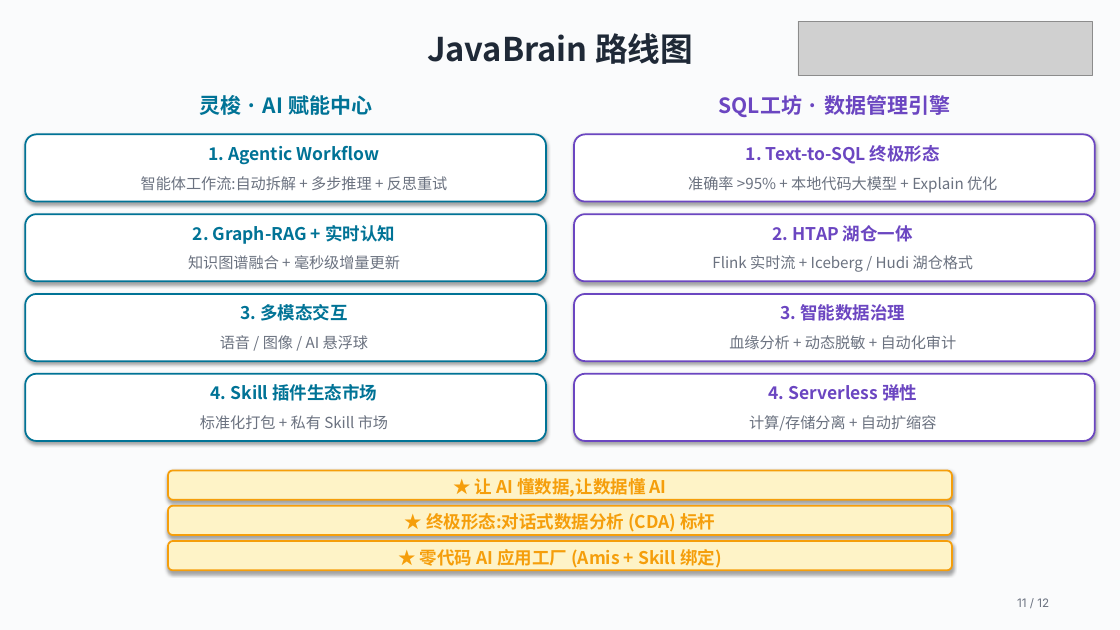
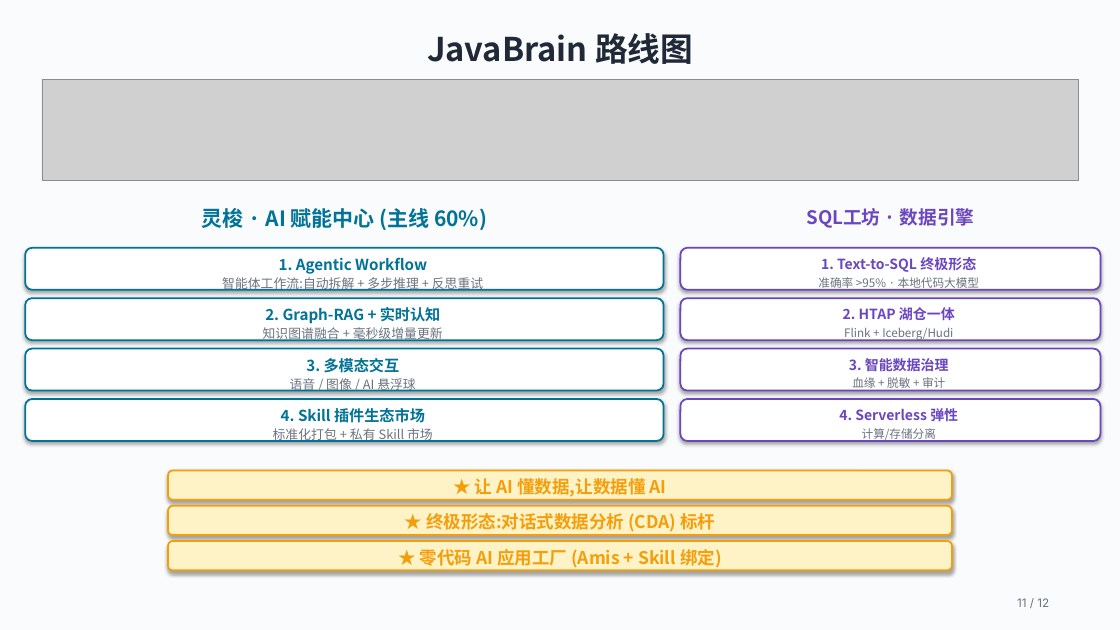
Before and after one commit to wb04307201/java-brain, a slide deck: slide 11 of docs/ppt/javabrain.pptx. Drawn at 1120x630 pixels with LibreOffice and Linux fonts; fonts in the diff are those of the drawing; grey boxes stand for pictures. Boxes give left, top, right and bottom in pixels: in the first picture for what was removed or moved away, otherwise in the second. Text is boxed around its words. In the diff, an @@ line names an element or a change of style, - is before the commit and + after.

```diff
--- a/docs/ppt/javabrain.pptx
+++ b/docs/ppt/javabrain.pptx
@@ picture removed at (798, 21, 1092, 76) @@
@@ picture added at (42, 80, 1078, 181) @@
@@ text at (202, 208, 487, 230): text changed @@
-灵梭 · AI 赋能中心
+灵梭 · AI 赋能中心 (主线 60%)
@@ text at (806, 208, 974, 228): text changed; size 18 to 16 pt @@
-SQL工坊 · 数据管理引擎
+SQL工坊 · 数据引擎
@@ rounded rectangle: place and size @@
-rounded rectangle at (25, 134, 546, 202)
+rounded rectangle at (25, 248, 664, 290)
@@ size 15 to 13 pt in 4 elements at (281, 408, 425, 423), (306, 358, 400, 373), (265, 307, 441, 324), (279, 257, 427, 274) @@
@@ text "1. Agentic Workflow": place and size @@
-text "1. Agentic Workflow" at (208, 145, 380, 165)
+text "1. Agentic Workflow" at (279, 257, 427, 274)
@@ rounded rectangle: place and size @@
-rounded rectangle at (574, 134, 1095, 202)
+rounded rectangle at (681, 248, 1101, 290)
@@ size 15 to 12 pt in 4 elements at (839, 408, 958, 421), (849, 356, 949, 374), (843, 307, 955, 321), (821, 257, 976, 272) @@
@@ text "1. Text-to-SQL 终极形态": place and size @@
-text "1. Text-to-SQL 终极形态" at (746, 145, 940, 164)
+text "1. Text-to-SQL 终极形态" at (821, 257, 976, 272)
@@ rounded rectangle: place and size @@
-rounded rectangle at (25, 214, 546, 281)
+rounded rectangle at (25, 298, 664, 340)
@@ size 13 to 11 pt in 4 elements at (273, 426, 433, 444), (290, 375, 416, 393), (263, 325, 443, 342), (222, 277, 483, 292) @@
@@ text "智能体工作流:自动拆解 + 多步推理 + 反思重试": place and size @@
-text "智能体工作流:自动拆解 + 多步推理 + 反思重试" at (141, 176, 448, 190)
+text "智能体工作流:自动拆解 + 多步推理 + 反思重试" at (222, 277, 483, 292)
@@ rounded rectangle: place and size @@
-rounded rectangle at (574, 214, 1095, 281)
+rounded rectangle at (681, 298, 1101, 340)
@@ text at (818, 277, 979, 291): text changed; size 13 to 10 pt @@
-准确率 >95% + 本地代码大模型 + Explain 优化
+准确率 >95% · 本地代码大模型
@@ text "知识图谱融合 + 毫秒级增量更新": place and size @@
-text "知识图谱融合 + 毫秒级增量更新" at (188, 255, 400, 269)
+text "知识图谱融合 + 毫秒级增量更新" at (263, 325, 443, 342)
@@ text "2. Graph-RAG + 实时认知": place and size @@
-text "2. Graph-RAG + 实时认知" at (193, 225, 395, 244)
+text "2. Graph-RAG + 实时认知" at (265, 307, 441, 324)
@@ text "2. HTAP 湖仓一体": place and size @@
-text "2. HTAP 湖仓一体" at (773, 225, 913, 242)
+text "2. HTAP 湖仓一体" at (843, 307, 955, 321)
@@ text at (844, 328, 953, 341): text changed; size 13 to 10 pt @@
-Flink 实时流 + Iceberg / Hudi 湖仓格式
+Flink + Iceberg/Hudi
@@ rounded rectangle: place and size @@
-rounded rectangle at (25, 294, 546, 361)
+rounded rectangle at (25, 349, 664, 391)
@@ text "3. 多模态交互": place and size @@
-text "3. 多模态交互" at (240, 304, 347, 321)
+text "3. 多模态交互" at (306, 358, 400, 373)
@@ rounded rectangle: place and size @@
-rounded rectangle at (574, 294, 1095, 361)
+rounded rectangle at (681, 349, 1101, 391)
@@ text "3. 智能数据治理": place and size @@
-text "3. 智能数据治理" at (780, 304, 905, 321)
+text "3. 智能数据治理" at (849, 356, 949, 374)
@@ text "语音 / 图像 / AI ...": place and size @@
-text "语音 / 图像 / AI ..." at (220, 335, 368, 349)
+text "语音 / 图像 / AI ..." at (290, 375, 416, 393)
@@ text at (852, 375, 945, 391): text changed; size 13 to 10 pt @@
-血缘分析 + 动态脱敏 + 自动化审计
+血缘 + 脱敏 + 审计
@@ rounded rectangle: place and size @@
-rounded rectangle at (25, 374, 546, 441)
+rounded rectangle at (25, 399, 664, 441)
@@ text "4. Skill 插件生态市场": place and size @@
-text "4. Skill 插件生态市场" at (211, 384, 377, 401)
+text "4. Skill 插件生态市场" at (281, 408, 425, 423)
@@ rounded rectangle: place and size @@
-rounded rectangle at (574, 374, 1095, 441)
+rounded rectangle at (681, 399, 1101, 441)
@@ text "4. Serverless 弹性": place and size @@
-text "4. Serverless 弹性" at (768, 384, 917, 401)
+text "4. Serverless 弹性" at (839, 408, 958, 421)
@@ text "标准化打包 + 私有 Skill 市场": place and size @@
-text "标准化打包 + 私有 Skill 市场" at (200, 415, 388, 429)
+text "标准化打包 + 私有 Skill 市场" at (273, 426, 433, 444)
@@ text at (862, 428, 936, 442): text changed; size 13 to 10 pt @@
-计算/存储分离 + 自动扩缩容
+计算/存储分离
```
Also in this commit, not shown: 8 other slides changed, 12 other files.
